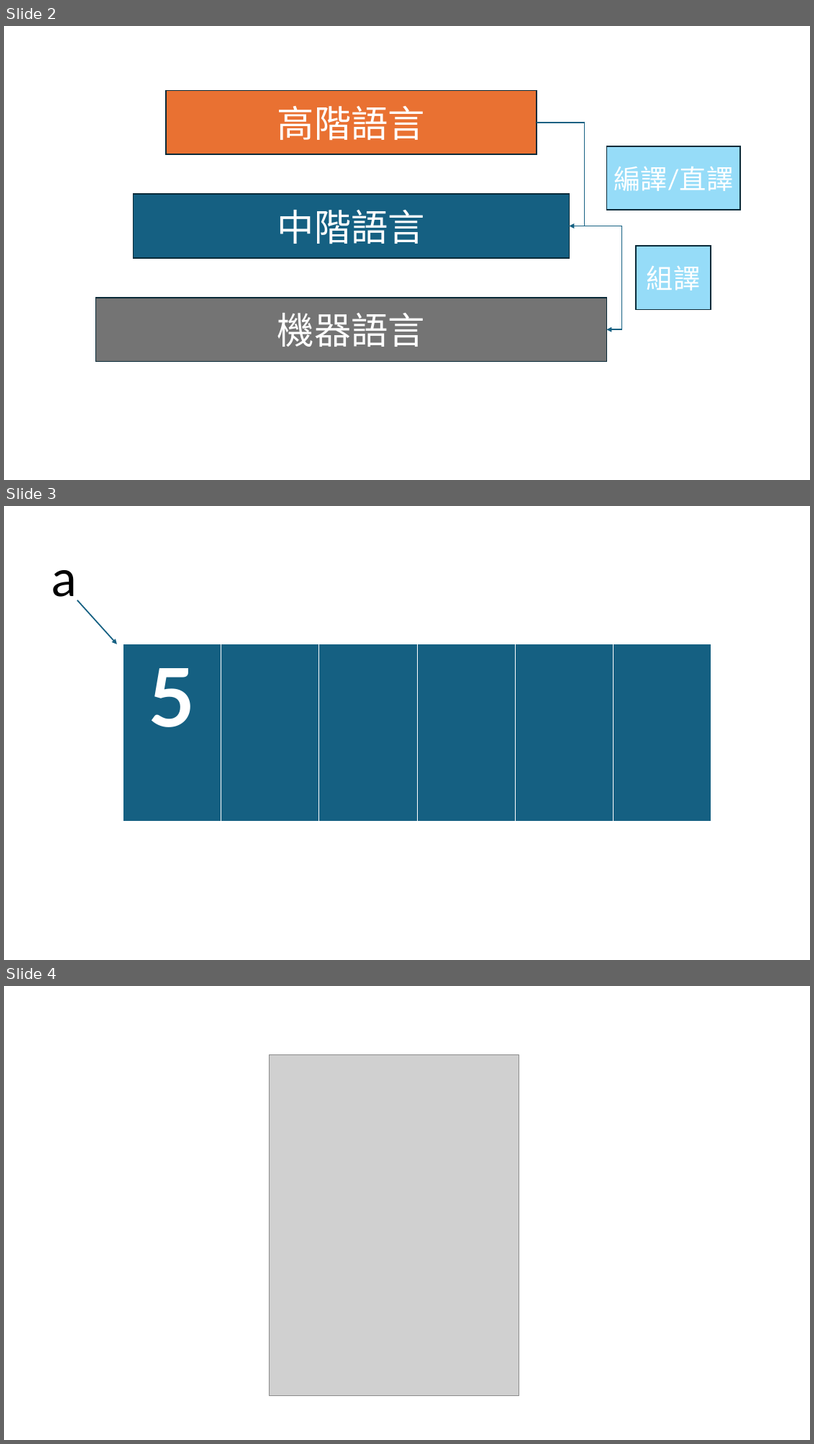
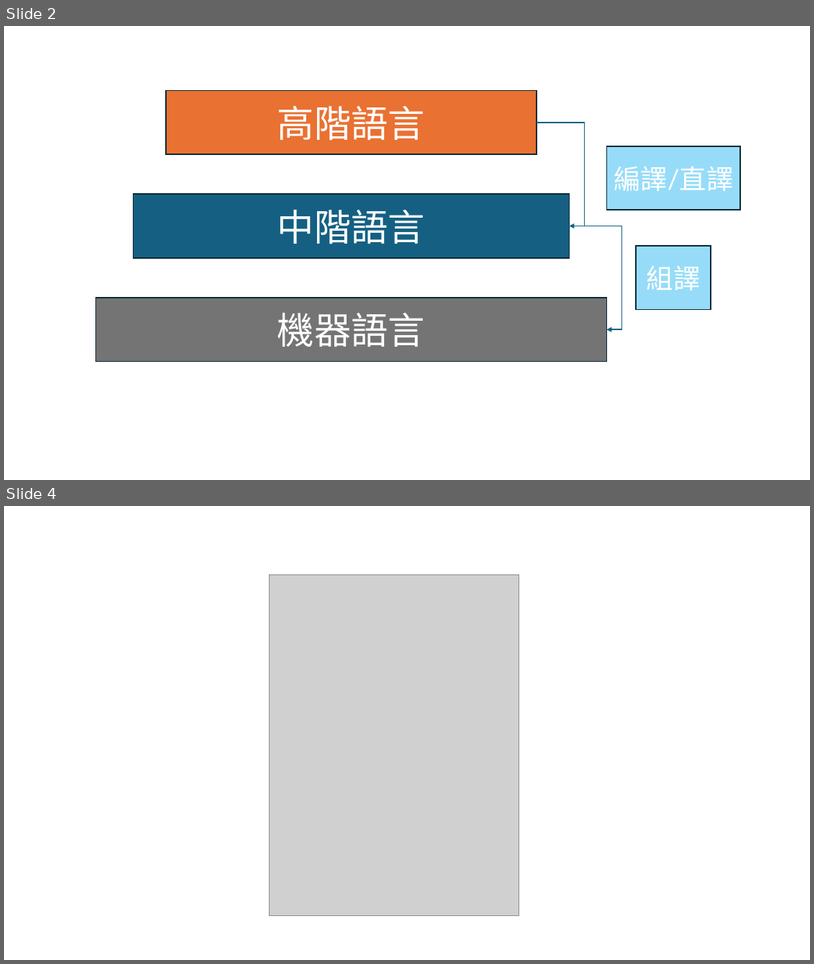
Before and after one commit to 1030Tim/LsshCsClass, a slide deck: 講義/畫圖.pptx. Shown one above the other, each under a label of ours: slides 2, 3 and 4 before the commit, slides 2 and 4 after it; the slides between them are not shown. The pictures are 814x1444 and 814x964 pixels, drawn with LibreOffice and Linux fonts; fonts in the diff are those of the drawing; grey boxes stand for pictures. Boxes give left, top, right and bottom in pixels: in the first picture for what was removed or moved away, otherwise in the second. Text is boxed around its words. In the diff, an @@ line names an element or a change of style, - is before the commit and + after.

```diff
--- a/講義/畫圖.pptx
+++ b/講義/畫圖.pptx
@@ slide 3 removed at (4, 506, 810, 960), background #FFFFFF @@
@@ text removed at (52, 570, 77, 597) @@
-a
@@ arrow removed from (77, 600) to (117, 644) @@
@@ table removed at (124, 644, 711, 821), 1 rows, 6 columns @@
-5 |  |  |  |  | 
```
Also in this commit, not shown: 2 slides added, 9 other files.
